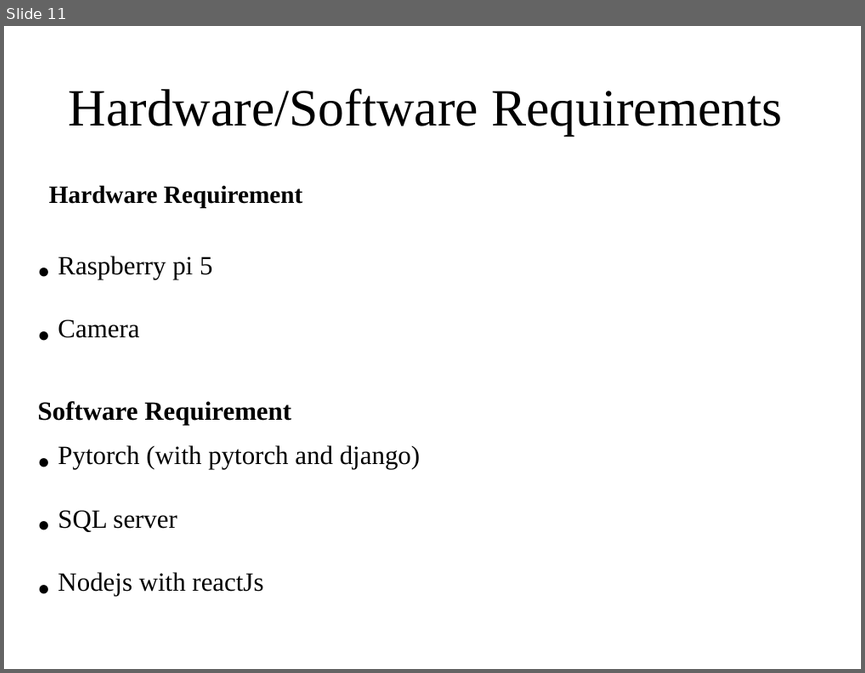
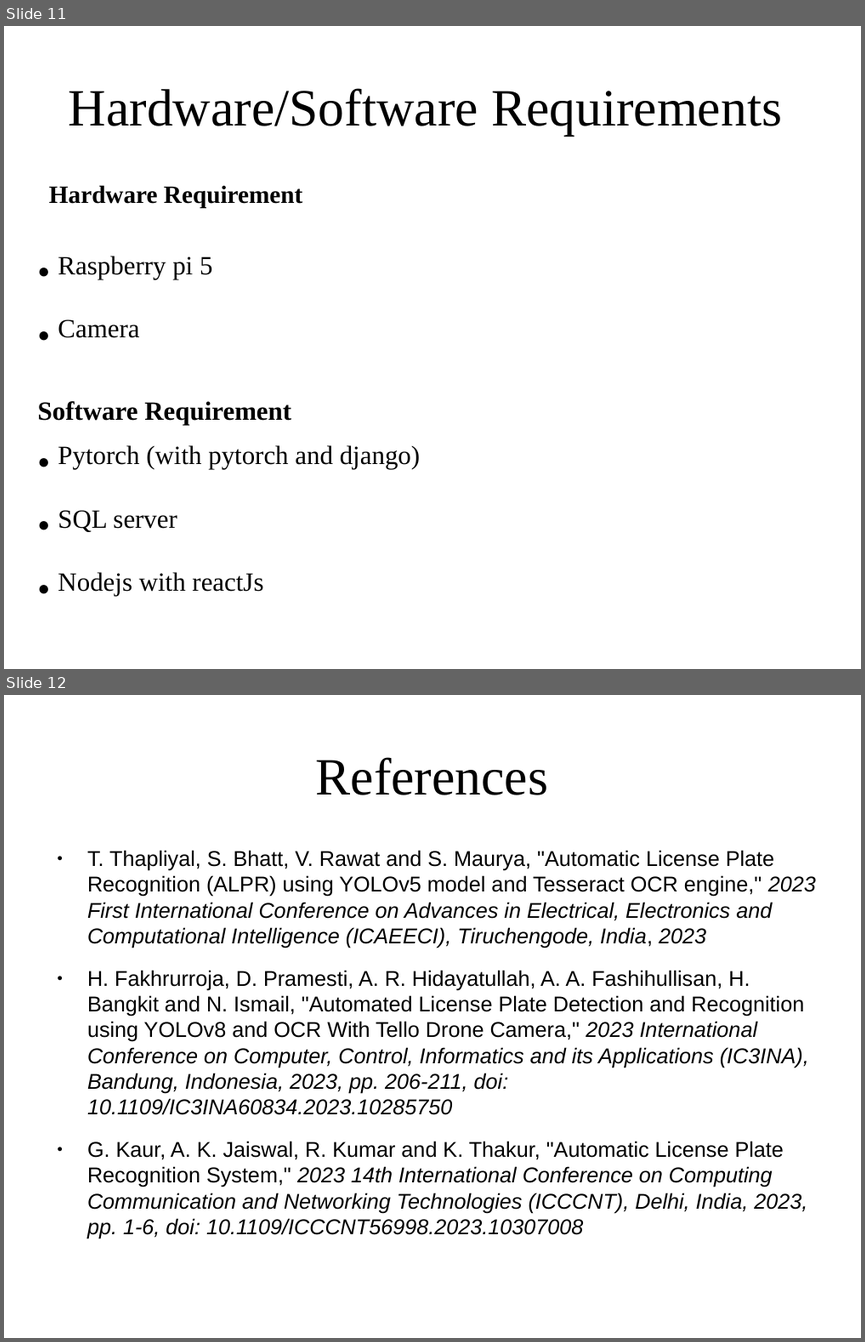
Before and after one commit to greyhatguy007/rf-projs, a slide deck: softwareProjectFinal.pptx. Shown one above the other, each under a label of ours: slide 11 before the commit, slides 11 and 12 after it. The pictures are 865x673 and 865x1342 pixels, drawn with LibreOffice and Linux fonts; fonts in the diff are those of the drawing. Boxes give left, top, right and bottom in pixels: in the first picture for what was removed or moved away, otherwise in the second. Text is boxed around its words. In the diff, an @@ line names an element or a change of style, - is before the commit and + after.

```diff
--- a/softwareProjectFinal.pptx
+++ b/softwareProjectFinal.pptx
@@ slide 12 added at (x1=4, y1=695, x2=861, y2=1338), background #FFFFFF @@
@@ title added at (x1=316, y1=757, x2=548, y2=795), 44 pt, text #000000 @@
+References
@@ text added at (x1=87, y1=850, x2=816, y2=1239), 18 pt, text #000000, italic @@
+● T. Thapliyal, S. Bhatt, V. Rawat and S. Maurya, "Automatic License Plate Recognition (ALPR) using YOLOv5 model and Tesseract OCR engine," 2023 First International Conference on Advances in Electrical, Electronics and Computational Intelligence (ICAEECI), Tiruchengode, India, 2023
+● H. Fakhrurroja, D. Pramesti, A. R. Hidayatullah, A. A. Fashihullisan, H. Bangkit and N. Ismail, "Automated License Plate Detection and Recognition using YOLOv8 and OCR With Tello Drone Camera," 2023 International Conference on Computer, Control, Informatics and its Applications (IC3INA), Bandung, Indonesia, 2023, pp. 206-211, doi: 10.1109/IC3INA60834.2023.10285750
+● G. Kaur, A. K. Jaiswal, R. Kumar and K. Thakur, "Automatic License Plate Recognition System," 2023 14th International Conference on Computing Communication and Networking Technologies (ICCCNT), Delhi, India, 2023, pp. 1-6, doi: 10.1109/ICCCNT56998.2023.10307008
```
Also in this commit, not shown: 7 slides changed, 1 slide removed, 6 other files.
